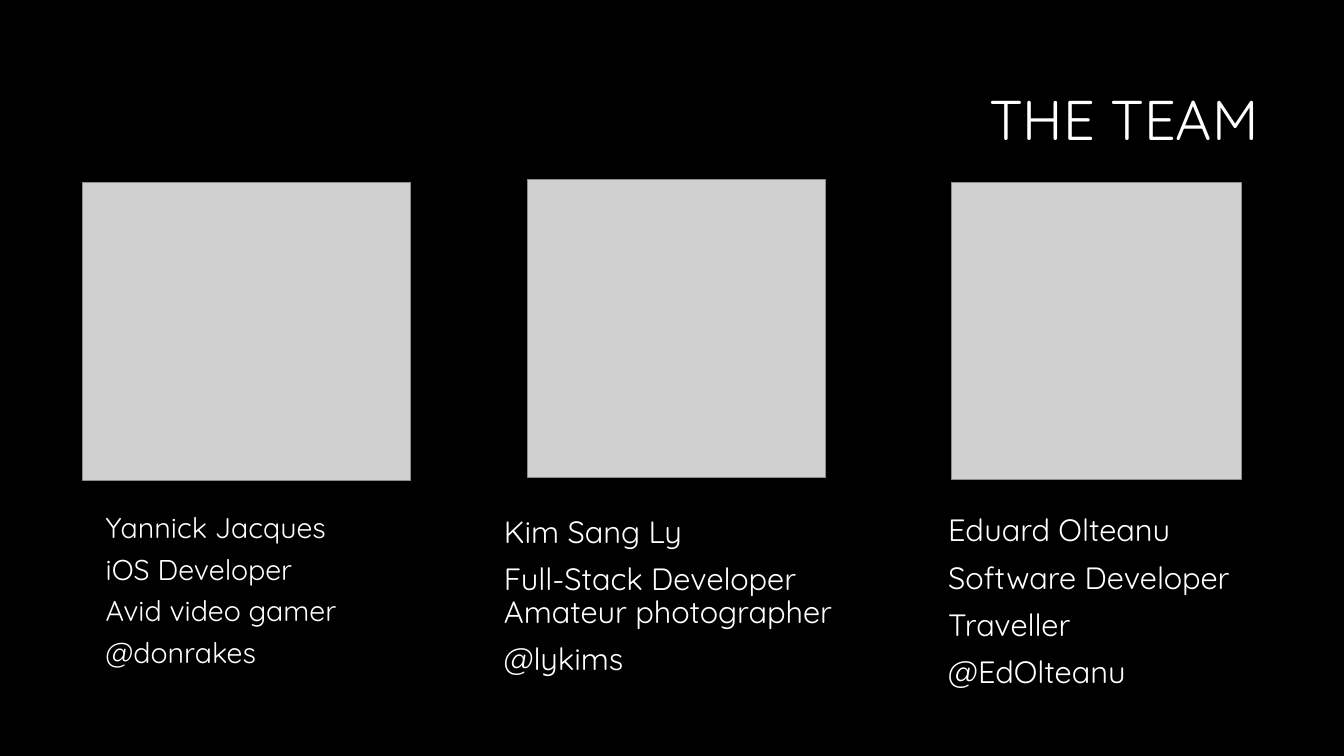
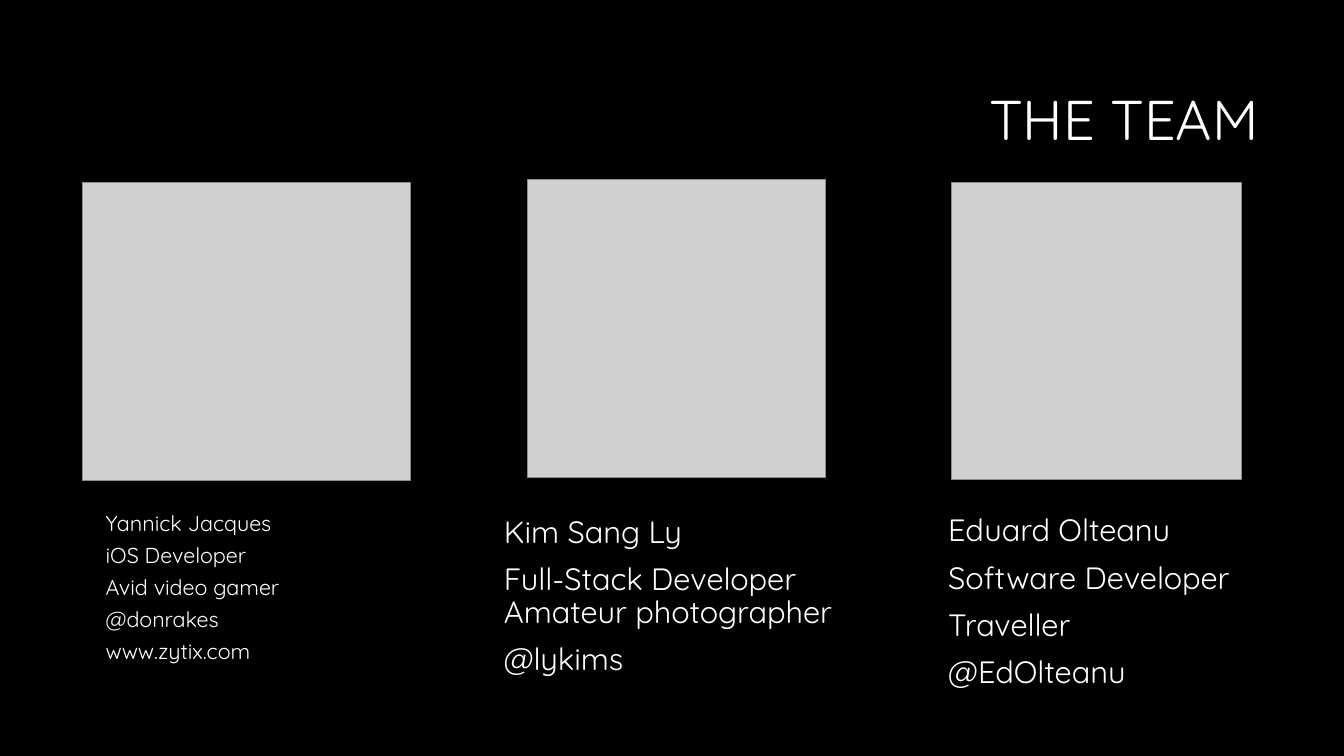
Before and after one commit to rakesthedon/myfancyroom, a slide deck: slide 2 of presentation/Personalize Your Flat (mac).pptx. Drawn at 1344x756 pixels with LibreOffice and Linux fonts; fonts in the diff are those of the drawing; grey boxes stand for pictures; background and template pictures are left out. Boxes give left, top, right and bottom in pixels: in the first picture for what was removed or moved away, otherwise in the second. Text is boxed around its words. In the diff, an @@ line names an element or a change of style, - is before the commit and + after.

```diff
--- a/presentation/Personalize Your Flat (mac).pptx
+++ b/presentation/Personalize Your Flat (mac).pptx
@@ text at <box>106,515,279,631</box>: size 20.4 to 15.4 pt in "Yannick Jacques", "iOS Developer", "Avid video gamer", "@donrakes"; line spacing 0.8 to 0.7 @@
@@ text at <box>106,644,251,664</box>: paragraph added @@
+www.zytix.com
```
Also in this commit, not shown: 2 other slides changed.
